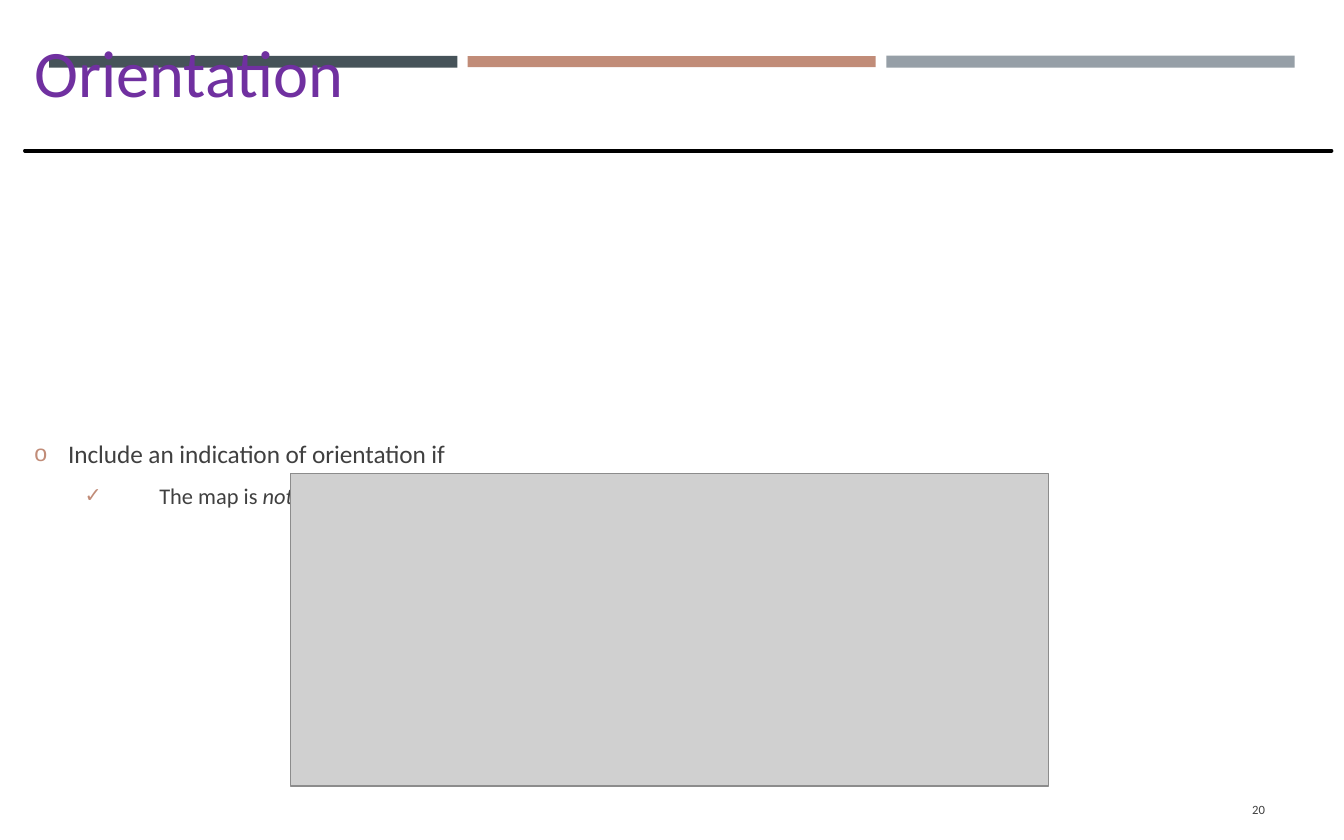
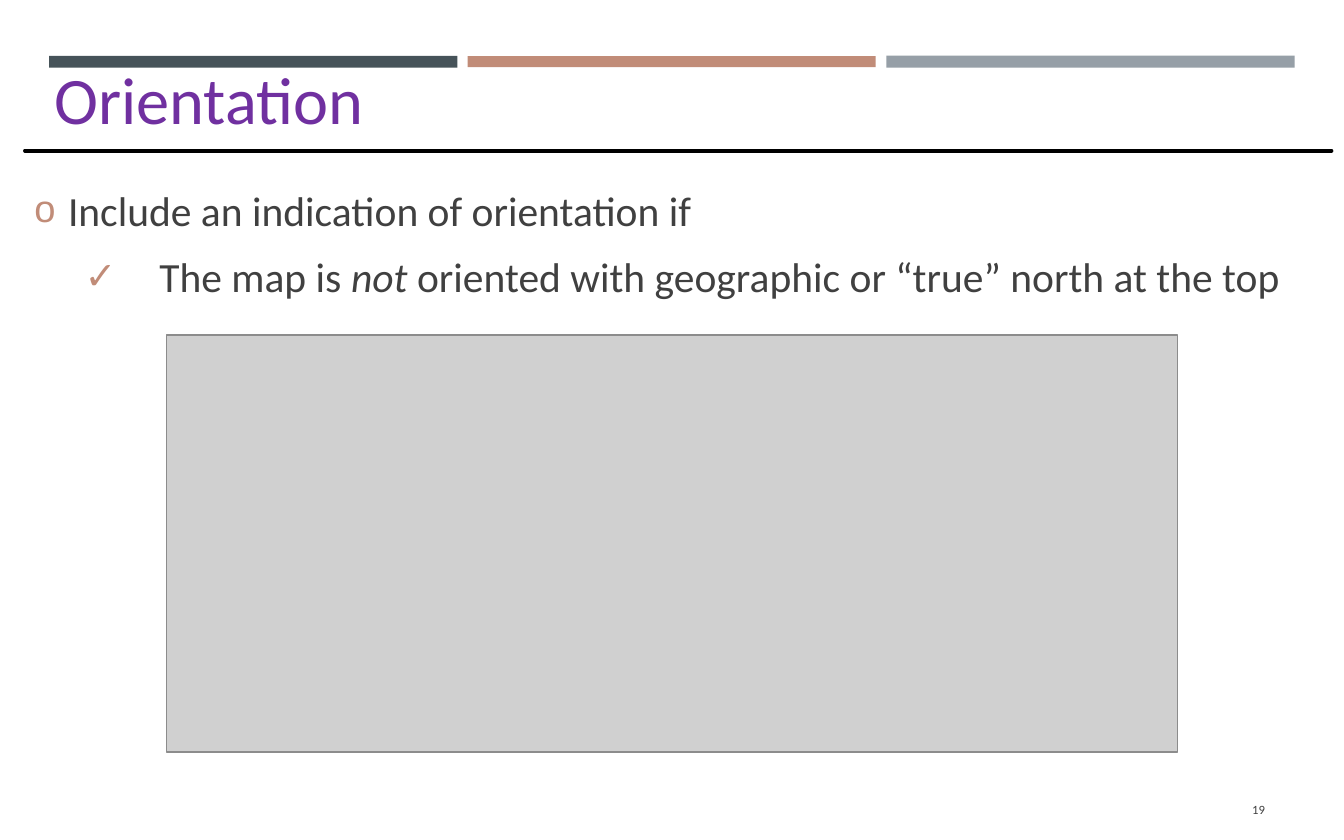
Before and after one commit to gisynw/GIS_I, a slide deck: slide 19 of docs/Lectures/Week07/Lecture07_GEOG2475_Thursday.pptx (slide 20 before the commit). Drawn at 1344x840 pixels with LibreOffice and Linux fonts; fonts in the diff are those of the drawing; grey boxes stand for pictures. Boxes give left, top, right and bottom in pixels: in the first picture for what was removed or moved away, otherwise in the second. Text is boxed around its words. In the diff, an @@ line names an element or a change of style, - is before the commit and + after.

```diff
--- a/docs/Lectures/Week07/Lecture07_GEOG2475_Thursday.pptx
+++ b/docs/Lectures/Week07/Lecture07_GEOG2475_Thursday.pptx
@@ text "Orientation": place and size @@
-text "Orientation" at box(34, 51, 343, 98)
+text "Orientation" at box(54, 78, 363, 125)
@@ text "Include an indication of orientation ...": place and size @@
-text "Include an indication of orientation ..." at box(68, 445, 444, 510)
+text "Include an indication of orientation ..." at box(68, 197, 1279, 299)
@@ text "Include an indication of orientation ..." at box(68, 197, 1279, 299): size 12.2 to 20 pt in "Include an indication of orientation if"; size 10.8 to 20 pt in "The map is not oriented with geographic ..."; more space between paragraphs @@
@@ picture: place and size @@
-picture at box(291, 473, 1050, 785)
+picture at box(166, 335, 1177, 751)
@@ page number at box(1252, 806, 1265, 814): text changed @@
-20
+19
```
Also in this commit, not shown: 11 other slides changed, 3 slides removed.
